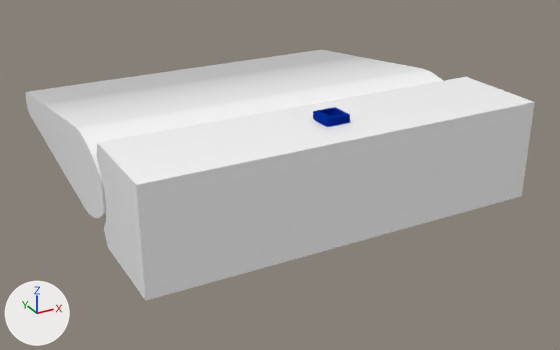
Two versions of the glTF model modules/ARCHEAN_aileron/Aileron.gltf, one commit apart.
Camera for both pictures: a camera (50 mm lens) standing at (-0.896, -1.392, 0.715) and looking at (0.025, 0.281, -0.122). Lighting does not change. The marker at lower left points along +X, +Y and +Z. Vertices at the same position are counted once.

The scene before the commit, as lines of its bpy script (objects in view):
```python
me_cube_001 = bpy.data.meshes.new('Cube.001')
me_cube_001.from_pydata(...)  # 200 vertices, 380 faces; spans x -0.5..0.5, y -0.125..0.137, z -0.125..0.146
# faces by material slot: [42, 338]
me_cube_001.materials.append(mat_color1)  # white #ffffff
me_cube_001.materials.append(mat_data_connector)  # blue #003fbc
me_cube_002 = bpy.data.meshes.new('Cube.002')
me_cube_002.from_pydata(...)  # 40 vertices, 76 faces; spans x -0.5..0.5, y -0.133..0.617, z -0.102..0.102
me_cube_002.materials.append(mat_color1)  # white #ffffff
ob_aileron = bpy.data.objects.new('aileron', me_cube_002)
ob_aileron.location = (0.0, 0.251, 0.0)
ob_base = bpy.data.objects.new('base', me_cube_001)
ob_base.location = (0.0, 0.0, 0.0)
```
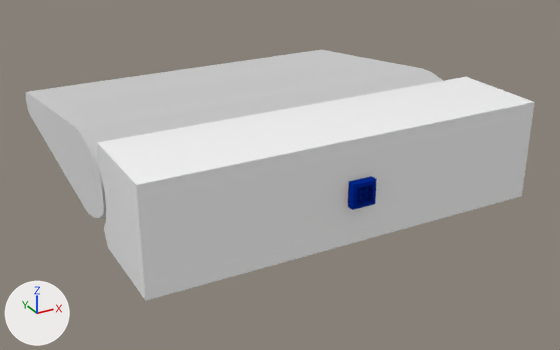
What changed in the scene script:
```text
Add mat_color2:
    mat_color2 = principled_material('color2')
    mat_color2.base_color = (0.8, 0.8, 0.8)  # white #e7e7e7
    mat_color2.metallic = 1.0
    mat_color2.roughness = 1.0
Change me_cube_001:
    used by ob_base; location = (0.0, 0.0, 0.0)
    remove me_cube_001.from_pydata(...)  # 200 vertices, 380 faces; spans x -0.5..0.5, y -0.125..0.137, z -0.125..0.146
    add me_cube_001.from_pydata(...)  # 200 vertices, 376 faces; spans x -0.5..0.5, y -0.146..0.137, z -0.125..0.125
    me_cube_001 part 1: a new loose piece of 20 vertices spanning x -0.03..0.03, y -0.146..-0.125, z -0.03..0.03, in mat_data_connector (blue #003fbc)
    me_cube_001 part 2
    20 vertices are removed from x -0.03..0.03, y -0.033..0.027, z 0.125..0.146
    58 faces are deleted
    18 new faces join them, mat_color1 (white #ffffff)
Change me_cube_002:
    where me_cube_002.from_pydata(...)  # 40 vertices, 76 faces; spans x -0.5..0.5, y -0.133..0.617, z -0.102..0.102
    remove me_cube_002.materials.append(mat_color1)  # white #ffffff
    add me_cube_002.materials.append(mat_color2)  # white #e7e7e7
```

Location of each change, (x1, y1, x2, y2) in pixels of the pictures (560 x 350 px):
'aileron', recoloured: (51, 50, 443, 216) in both
part 1 of me_cube_001, added (blue): after (348, 176, 377, 210)
part 2 of me_cube_001, cut back: (96, 77, 533, 300) in both
